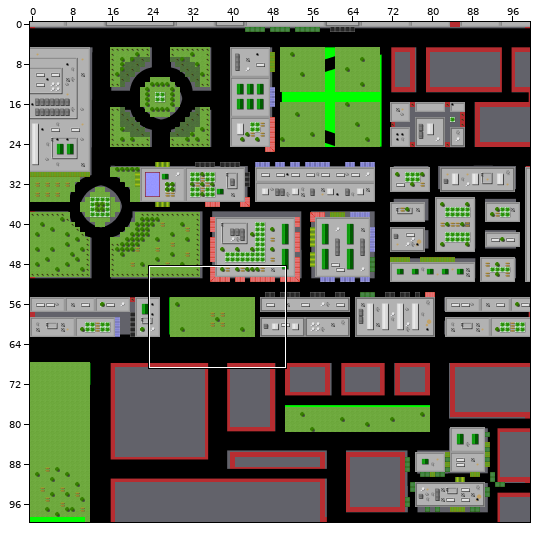
An edit to a level. Tiled map, assets/maps/City1.tmx. Above: a wide view before the commit, with the close-up outlined.
Close-up. Before the edit:
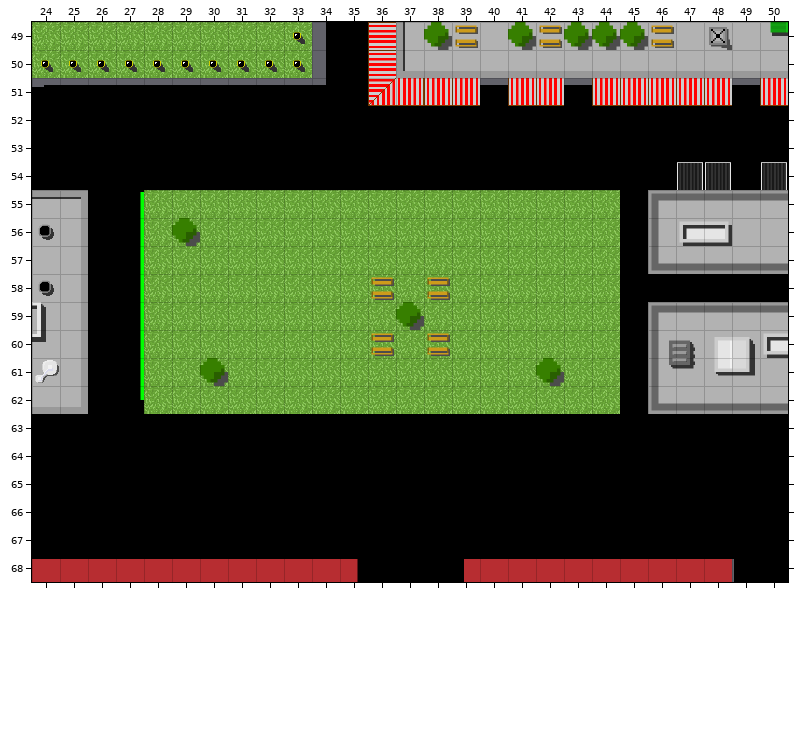
Cells are 32x32 px. Shown: x 24..50, y 49..68. The commit also changed other parts of the map, which this record leaves out. Tiles whose own drawing changed are shown in their newer look in all pictures.
After:
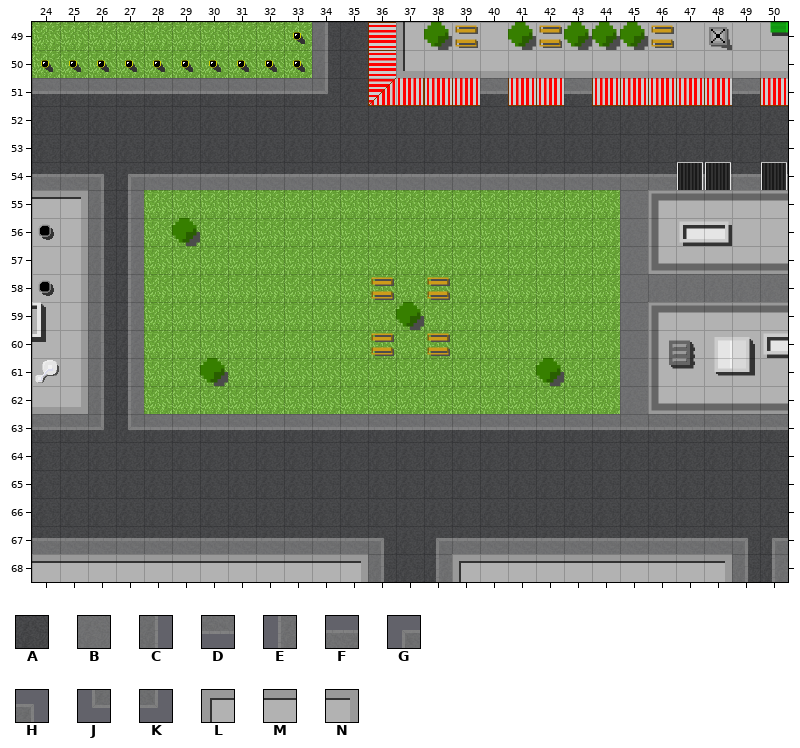
Key: from "Awnings": A 22, B 30, C 38, D 39, E 46, F 47, G 54, H 55, J 62, K 63; from "Building2": L 0, M 1, N 7.
_ is an empty cell.
Tiles of an added or newly shown layer are drawn over the layers below it.
Changes in this commit:
{"where": "layer \"Background\""}
{"y":49,"x":34,"old":"__","new":"AA"}
{"y":50,"x":34,"old":"__","new":"AA"}
{"y":51,"x":24,"old":"____________","new":"AAAAAAAAAAAA"}
{"y":51,"x":40,"old":"_","new":"A"}
{"y":51,"x":43,"old":"_","new":"A"}
{"y":51,"x":49,"old":"_","new":"A"}
{"y":52,"x":24,"old":"___________________________","new":"AAAAAAAAAAAAAAAAAAAAAAAAAAA"}
{"y":53,"x":24,"old":"___________________________","new":"AAAAAAAAAAAAAAAAAAAAAAAAAAA"}
{"y":54,"x":24,"old":"___________________________","new":"AAAAAAAAAAAAAAAAAAAAAAAAAAA"}
{"y":55,"x":26,"old":"__","new":"AA"}
{"y":56,"x":26,"old":"__","new":"AA"}
{"y":57,"x":26,"old":"__","new":"AA"}
{"y":58,"x":26,"old":"__","new":"AA"}
{"y":59,"x":26,"old":"__","new":"AA"}
{"y":60,"x":26,"old":"__","new":"AA"}
{"y":61,"x":26,"old":"__","new":"AA"}
{"y":62,"x":26,"old":"__","new":"AA"}
{"y":63,"x":24,"old":"___________________________","new":"AAAAAAAAAAAAAAAAAAAAAAAAAAA"}
{"y":64,"x":24,"old":"___________________________","new":"AAAAAAAAAAAAAAAAAAAAAAAAAAA"}
{"y":65,"x":24,"old":"___________________________","new":"AAAAAAAAAAAAAAAAAAAAAAAAAAA"}
{"y":66,"x":24,"old":"___________________________","new":"AAAAAAAAAAAAAAAAAAAAAAAAAAA"}
{"y":67,"x":24,"old":"___________________________","new":"AAAAAAAAAAAAAAAAAAAAAAAAAAA"}
{"y":68,"x":36,"old":"___","new":"AAA"}
{"y":68,"x":49,"old":"__","new":"AA"}
{"where": "layer \"Pavement\" (added)"}
{"y":49,"x":34,"old":"_","new":"C"}
{"y":50,"x":34,"old":"_","new":"C"}
{"y":51,"x":24,"old":"___________","new":"DDDDDDDDDDK"}
{"y":51,"x":40,"old":"_","new":"D"}
{"y":51,"x":43,"old":"_","new":"D"}
{"y":51,"x":49,"old":"_","new":"D"}
{"y":54,"x":24,"old":"___________________________","new":"FFHGFFFFFFFFFFFFFFFFFFFFFFF"}
{"y":55,"x":26,"old":"__","new":"CE"}
{"y":55,"x":45,"old":"_","new":"B"}
{"y":56,"x":26,"old":"__","new":"CE"}
{"y":56,"x":45,"old":"_","new":"B"}
{"y":57,"x":26,"old":"__","new":"CE"}
{"y":57,"x":45,"old":"_","new":"B"}
{"y":58,"x":26,"old":"__","new":"CE"}
{"y":58,"x":45,"old":"______","new":"BBBBBB"}
{"y":59,"x":26,"old":"__","new":"CE"}
{"y":59,"x":45,"old":"_","new":"B"}
{"y":60,"x":26,"old":"__","new":"CE"}
{"y":60,"x":45,"old":"_","new":"B"}
{"y":61,"x":26,"old":"__","new":"CE"}
{"y":61,"x":45,"old":"_","new":"B"}
{"y":62,"x":26,"old":"__","new":"CE"}
{"y":62,"x":45,"old":"_","new":"B"}
{"y":63,"x":24,"old":"___________________________","new":"DDKJDDDDDDDDDDDDDDDDDDDDDDD"}
{"y":67,"x":24,"old":"_____________","new":"FFFFFFFFFFFFH"}
{"y":67,"x":38,"old":"_____________","new":"GFFFFFFFFFFHG"}
{"y":68,"x":36,"old":"_","new":"C"}
{"y":68,"x":38,"old":"_","new":"E"}
{"y":68,"x":49,"old":"__","new":"CE"}
{"where": "layer \"Buildings\""}
{"y":68,"x":24,"old":"____________","new":"MMMMMMMMMMMN"}
{"y":68,"x":39,"old":"__________","new":"LMMMMMMMMN"}
{"label":"added","picture_box":[32,22,788,582]}
